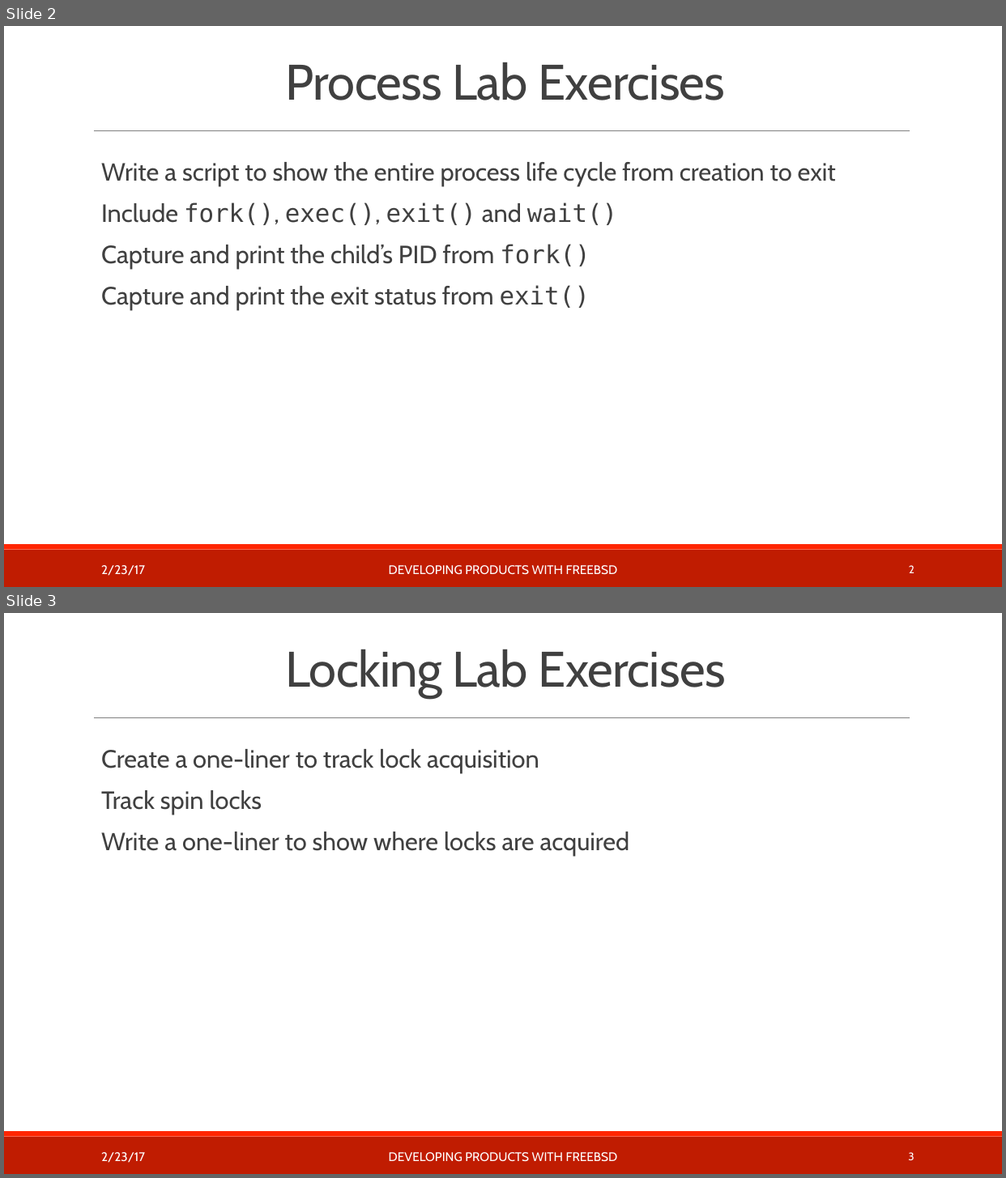
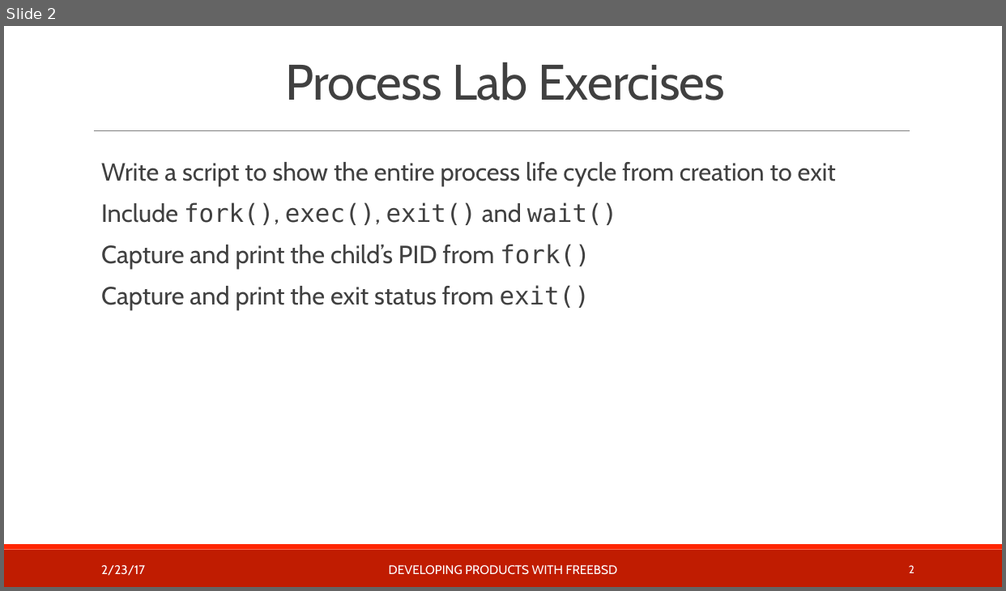
Before and after one commit to teachbsd/course, a slide deck: undergraduate/labs/processes.pptx. Shown one above the other, each under a label of ours: slides 2 and 3 before the commit, slide 2 after it. The pictures are 1006x1178 and 1006x591 pixels, drawn with LibreOffice and Linux fonts; fonts in the diff are those of the drawing; background and template pictures are left out. Boxes give left, top, right and bottom in pixels: in the first picture for what was removed or moved away, otherwise in the second. Text is boxed around its words. In the diff, an @@ line names an element or a change of style, - is before the commit and + after.

Commit message:
Break out the locking lab into its own file

```diff
--- a/undergraduate/labs/processes.pptx
+++ b/undergraduate/labs/processes.pptx
@@ slide 3 removed at box(4, 613, 1002, 1174), background #FFFFFF; not listed: 3 template elements that a slide beside it also shows @@
@@ title removed at box(285, 649, 726, 699) @@
-Locking Lab Exercises
@@ text removed at box(101, 749, 630, 856) @@
-  Create a one-liner to track lock acquisition
-  Track spin locks
-  Write a one-liner to show where locks are acquired
@@ text removed at box(101, 1152, 145, 1163) @@
-2/23/17
@@ text removed at box(389, 1152, 618, 1162) @@
-DEVELOPING PRODUCTS WITH FREEBSD
@@ page number removed at box(908, 1152, 914, 1161) @@
-3
```
Also in this commit, not shown: 1 other file.
